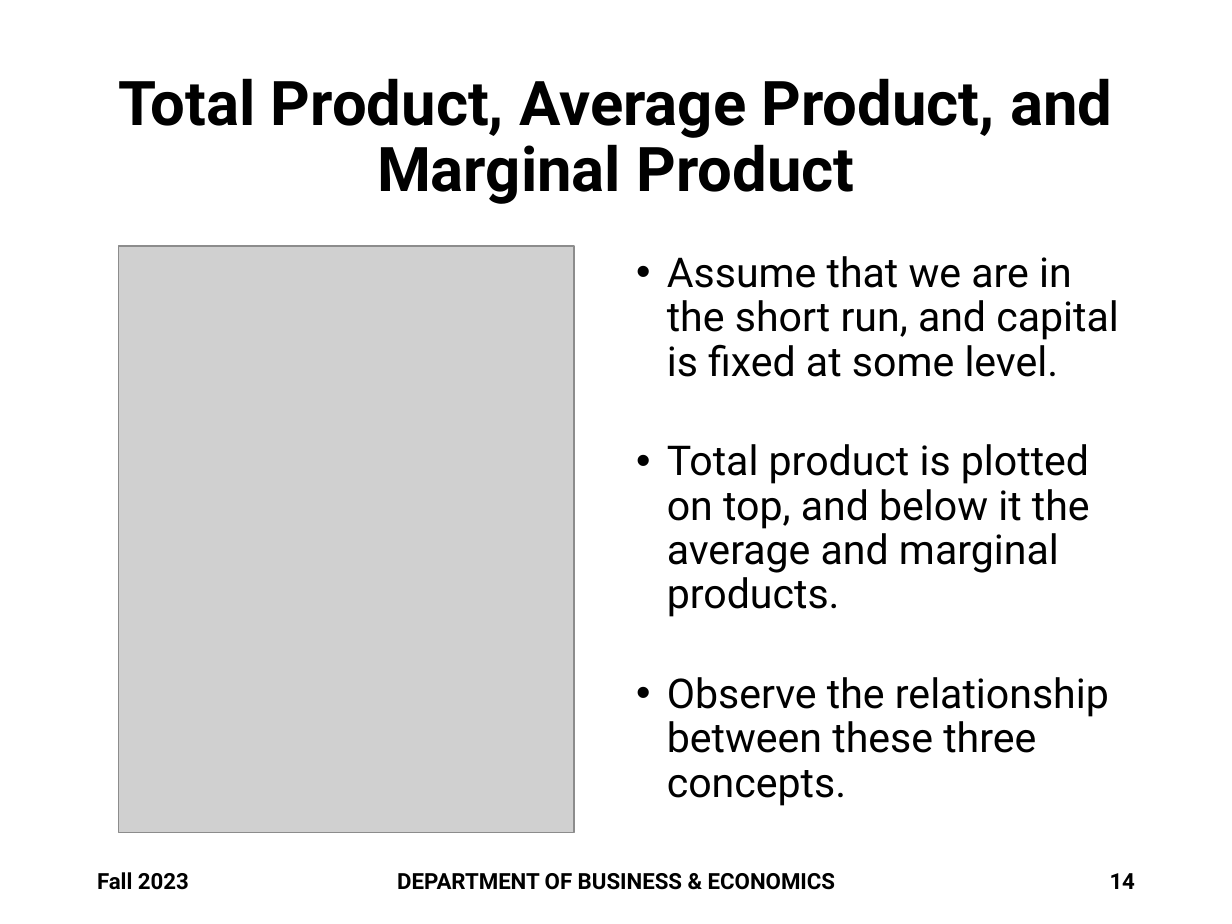
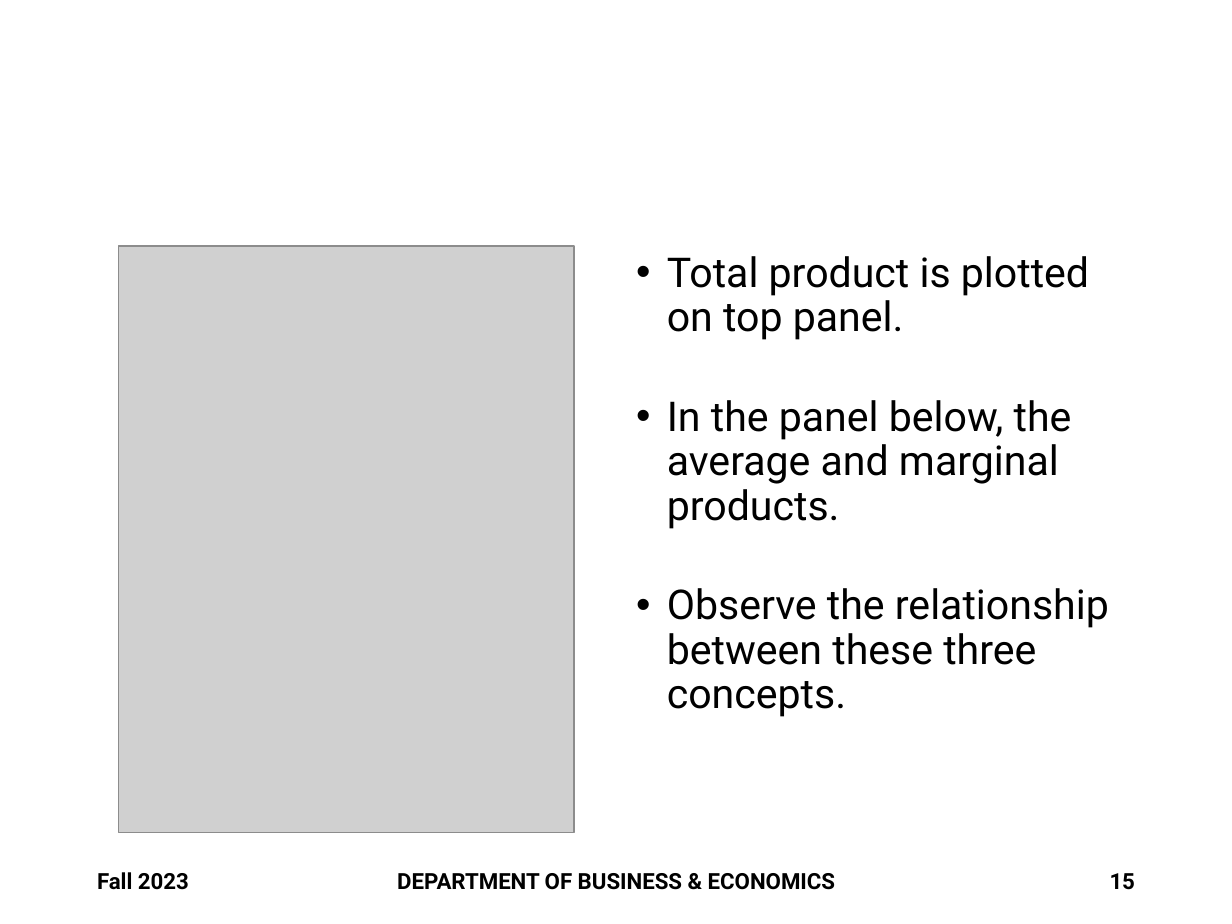
Before and after one commit to brianhwpark/brianhwpark.github.io, a slide deck: slide 15 of files/teaching-resources/monmouthcollege-econ-300/ECON300-LEC17.pptx (slide 14 before the commit). Drawn at 1232x924 pixels with LibreOffice and Linux fonts; fonts in the diff are those of the drawing; grey boxes stand for pictures; background and template pictures are left out. Boxes give left, top, right and bottom in pixels: in the first picture for what was removed or moved away, otherwise in the second. Text is boxed around its words. In the diff, an @@ line names an element or a change of style, - is before the commit and + after.

```diff
--- a/files/teaching-resources/monmouthcollege-econ-300/ECON300-LEC17.pptx
+++ b/files/teaching-resources/monmouthcollege-econ-300/ECON300-LEC17.pptx
@@ title removed at (x1=119, y1=78, x2=1112, y2=204) @@
-Total Product, Average Product, and Marginal Product
@@ text at (x1=667, y1=256, x2=1089, y2=529): text changed @@
-• Assume that we are in the short run, and capital is fixed at some level.
-• Total product is plotted on top, and below it the average and marginal products.
+• Total product is plotted on top panel.
+• In the panel below, the average and marginal products.
@@ page number at (x1=1110, y1=873, x2=1135, y2=890): text changed @@
-14
+15
```
Also in this commit, not shown: 7 other slides changed, 2 slides added, 3 other files.
